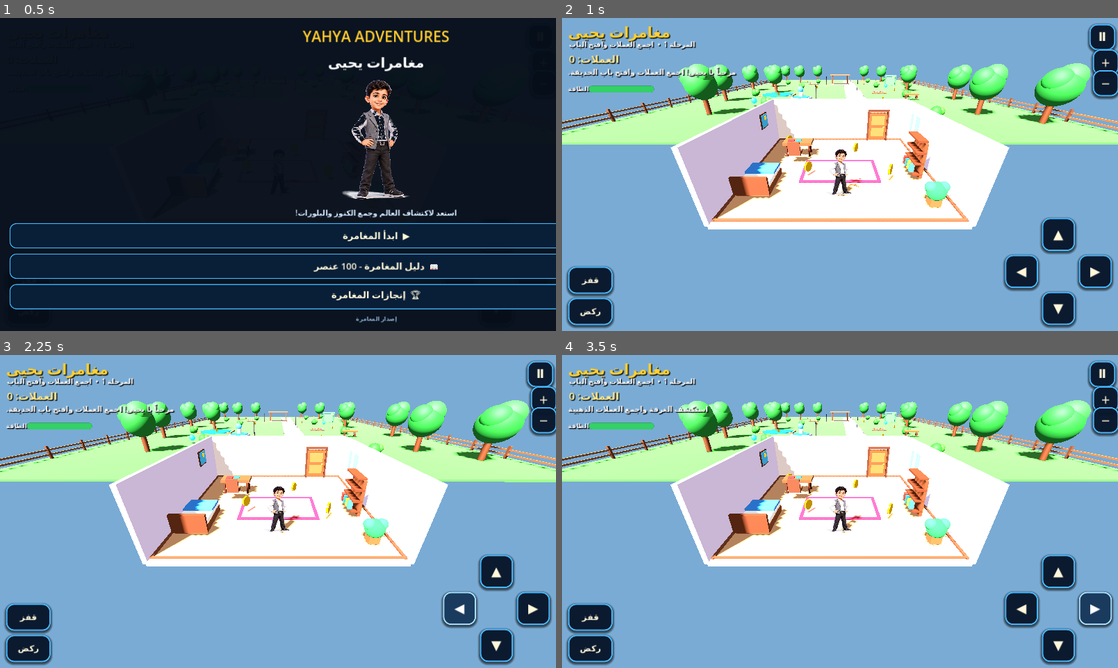
Above: before the commit, frames 1-4 (two rows, left to right).
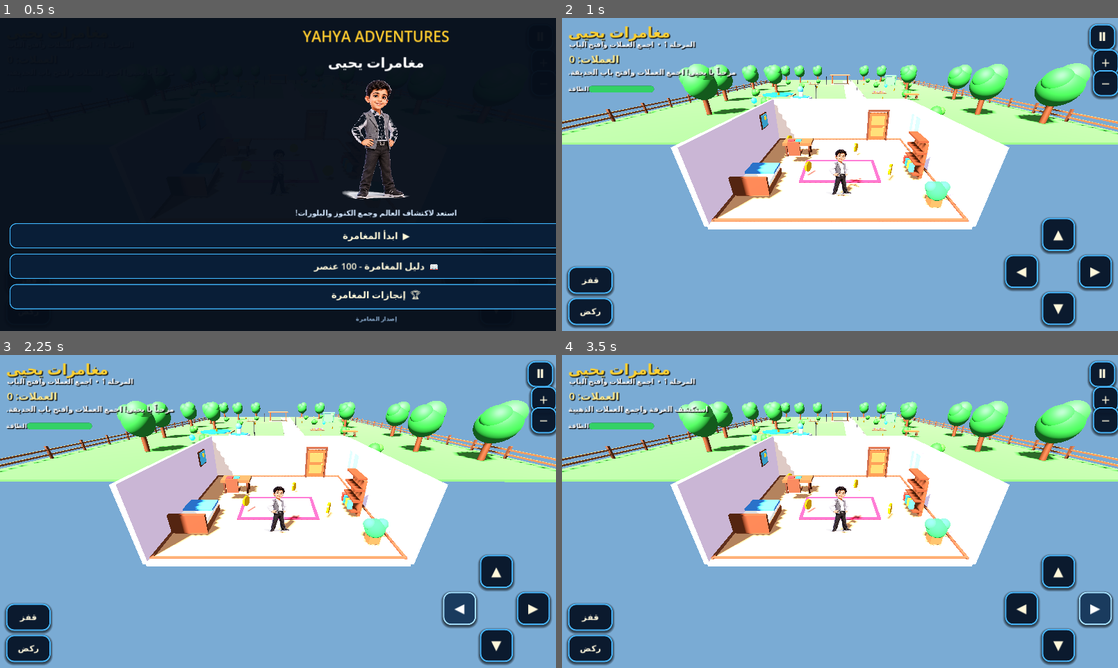
Above: after the commit, the same moments.

Repository: croceh2021-crypto/Yahya-Adventures
Game: Godot game, scene res://Main.tscn
Same seed, same stepped clock (60 frames per second), same inputs: the game is played once before the commit and once after it.
Inputs:
- Up to frame 1 (0.5 s): no input
- Up to frame 2 (1 s): click "▶ ابدأ المغامرة" at 0.5 s
- Up to frame 3 (2.25 s): click "▲" at 1.25 s; click "◀" at 2 s
- Up to frame 4 (3.5 s): click "▶" at 2.75 s

Frame 1 is identical in both runs. In frame 2, less than 0.1% of the frame differs, in the area x 36-64%, y 20-52%; in frame 3, less than 0.1%; in frame 4, less than 0.1%.
Error after the commit: Trying to assign invalid previously freed instance. (res://Scripts/main_updated.gd:143)

Commit message:
Fix input handling during paused gameplay
Updated ultimate_update.gd to include fixes for input handling during paused states and modified comments for clarity.

Diff:
--- a/Scripts/ultimate_update.gd
+++ b/Scripts/ultimate_update.gd
@@ -4,13 +4,6 @@
 # ============================================================
 # YAHYA ADVENTURES - ULTIMATE MENU UPDATE
 # Godot 4.4.1
-# Adds:
-# - Intro screen
-# - Character portrait
-# - Adventure guide with exactly 100 entries
-# - Achievement guide
-# - Touch-friendly interface
-# Existing open_world systems remain inherited.
 # ============================================================
 
 const HERO_IMAGE_PATH := "res://Assets/yahya_character.png"
@@ -32,6 +25,9 @@
 # ============================================================
 
 func _ready() -> void:
+    # FIX: Keep root input active while the scene tree is paused.
+    process_mode = Node.PROCESS_MODE_ALWAYS
+
     super._ready()
     _create_ultimate_interface()
     _show_intro_screen()
@@ -185,7 +181,10 @@
     guide_visible = false
     achievements_visible = false
 
+    # FIX: Stop gameplay while keeping input active.
+    is_game_paused = true
     get_tree().paused = true
+
     _clear_ultimate_screen()
 
     var box := _make_screen_container()
@@ -263,6 +262,9 @@
     guide_visible = false
     achievements_visible = false
 
+    # FIX: Resume gameplay when the start button is pressed.
+    is_game_paused = false
+
     _clear_ultimate_screen()
     ultimate_root.visible = false
 
@@ -271,8 +273,6 @@
 
 # ============================================================
 # GUIDE - EXACTLY 100 ENTRIES
-# These are exploration ideas and guide entries,
-# not claims that every item is already implemented.
 # ============================================================
 
 func _get_guide_groups() -> Array:
@@ -463,7 +463,6 @@
 
 # ============================================================
 # ACHIEVEMENTS SCREEN
-# The entries are a checklist of goals, not automatic awards.
 # ============================================================
 
 func _get_achievement_list() -> Array[String]:
